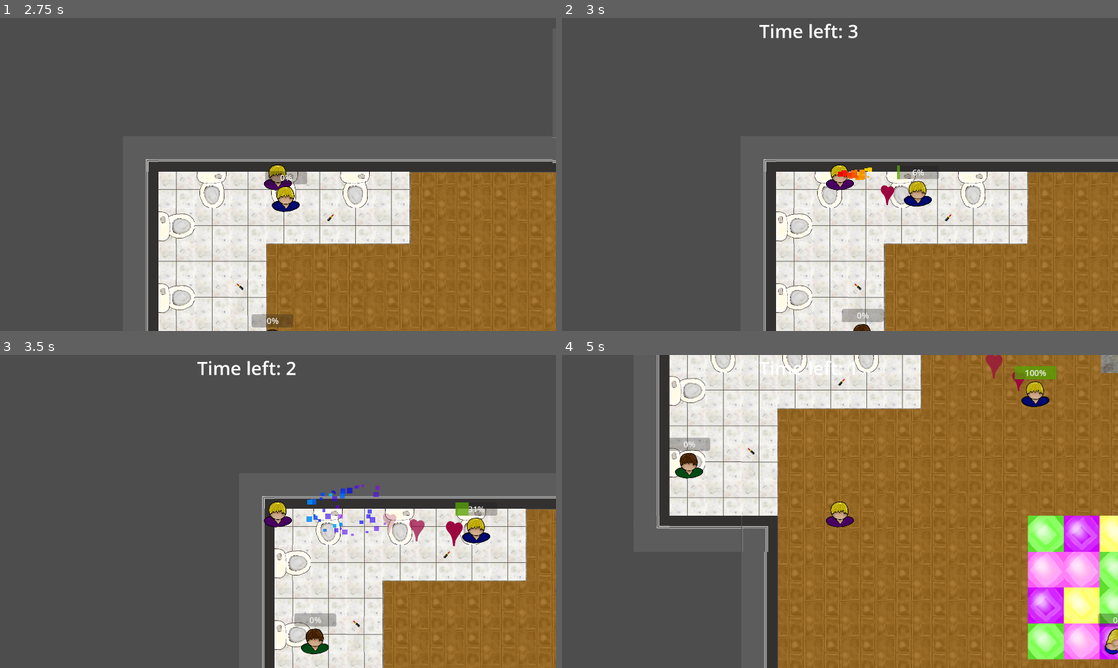
Above: before the commit, frames 1-4 (two rows, left to right).
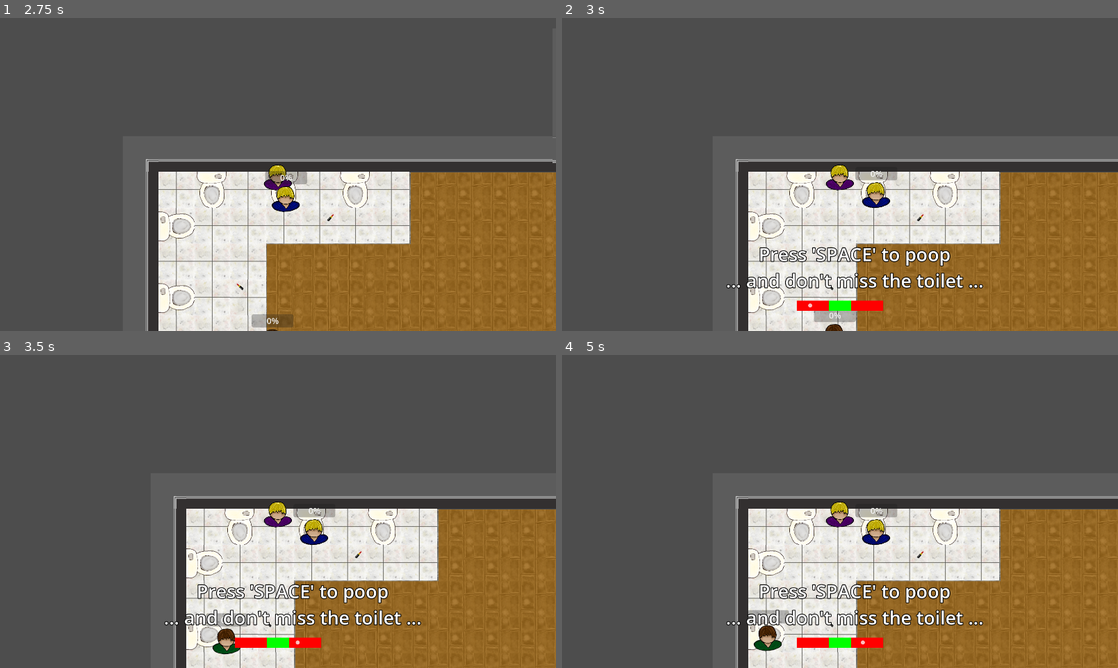
Above: after the commit, the same moments.

Repository: mntjams/game-jam-25-2
Game: Godot game, scene res://scenes/game.tscn
Two runs of this game, one before a commit and one after it. Both use one fixed random seed, a clock stepped at 60 frames per second and the inputs below. The engine's default icon, where the game draws it, is replaced by a stand-in: a white triangle on a blue panel in a dark square. Sound files missing from this copy of the repository are replaced by a short silence.
Inputs:
- Up to frame 1 (2.75 s): hold E (interact) 0.53-1.28 s; hold W (up) 0.53-2.03 s; tap Space (slots) at 1.35 s; hold A (left) from 2.03 s (still down); tap Q at 2.1 s
- Up to frame 2 (3 s): keep holding A (left); tap E (interact) at 2.85 s
- Up to frame 3 (3.5 s): keep holding A (left)
- Up to frame 4 (5 s): tap Space (slots) at 3.5, 3.6, 4.25 s; release A (left) at 3.53 s; hold S (down) 3.53-4.28 s; hold D (right) from 4.28 s (still down); tap Q at 4.35 s

Frame 1 is identical in both runs. In frame 2, 12% of the frame differs, in the area x 29-100%, y 1-100%; in frame 3, 21%; in frame 4, 67%, in the area x 17-100%, y 0-100%.

Commit message:
Taxi timer longer

Diff:
--- a/scenes/game.tscn
+++ b/scenes/game.tscn
@@ -484,7 +484,7 @@
 [node name="TaxiStuff" type="Node2D" parent="."]
 
 [node name="TaxiTimer" type="Timer" parent="TaxiStuff"]
-wait_time = 3.0
+wait_time = 60.0
 
 [node name="TaxiPath2D" type="Path2D" parent="TaxiStuff"]
 position = Vector2(40, 0)
--- a/scripts/room_manager.gd
+++ b/scripts/room_manager.gd
@@ -5,7 +5,7 @@
 var final_room : Room = null
 
 @export var minigame_scene_debug: PackedScene = preload("res://scenes/test_minigame.tscn")
-var debug : bool = true
+var debug : bool = false
 
 func _ready() -> void:
 	randomize() # for rand num generator
